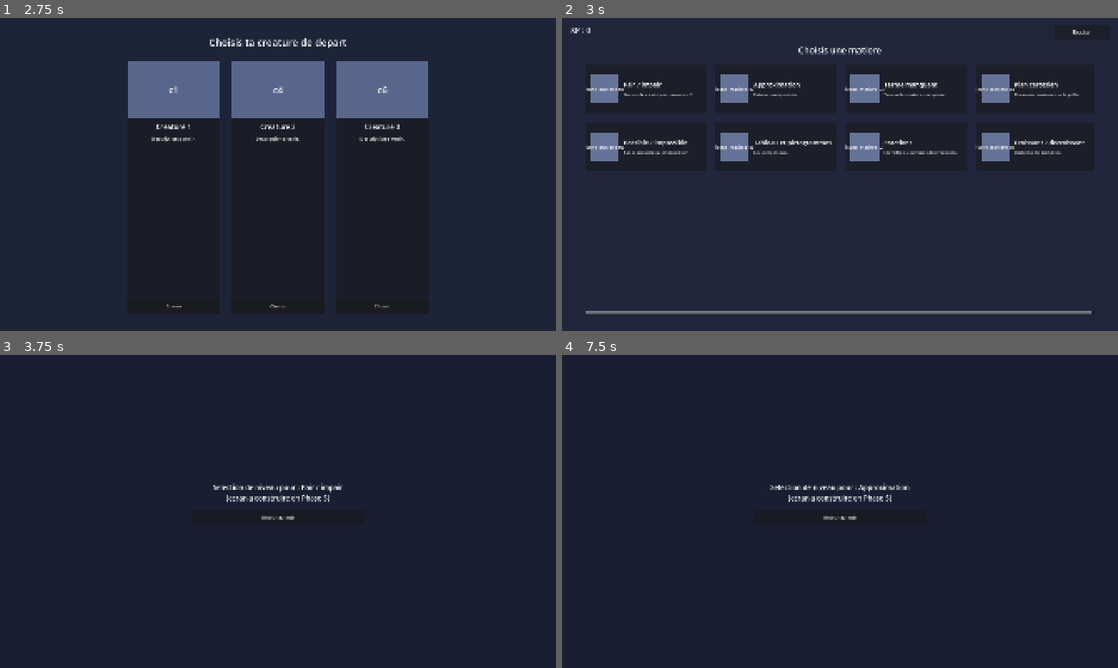
Above: before the commit, frames 1-4 (two rows, left to right).
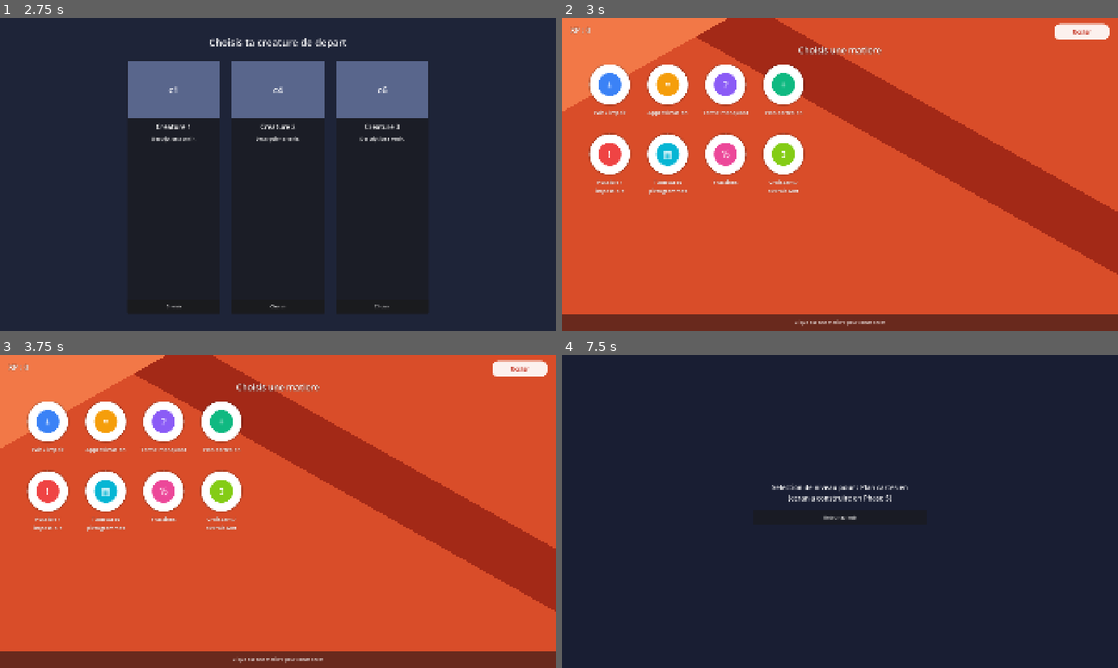
Above: after the commit, the same moments.

Repository: mikepoulin125-byte/jeu-educatif-godot
Game: Godot game, scene res://scenes/Main.tscn
Same seed, same stepped clock (60 frames per second), same inputs: the game is played once before the commit and once after it.
Inputs (mouse positions are in pixels of both pictures, inside the frame that each line leads up to):
- Up to frame 1 (2.75 s): click "Nouvelle partie" at 0.5 s; tap Enter at 1.25, 1.35, 2.1 s; move the mouse to (400, 158) at 1.27 s; click (400, 158) at 1.42 s; tap Space at 1.52, 2, 2.27 s; move the mouse to (166, 190) at 2.02 s; click (166, 190) at 2.17 s
- Up to frame 2 (3 s): click "Choisir" at 2.75 s
- Up to frame 3 (3.75 s): click (83, 426) at 3.52 s
- Up to frame 4 (7.5 s): click (612, 420) at 4.27 s; click "Retour au hub" at 5 s; click "Roster" at 5.75 s; click "Retour au hub" at 6.5 s; click (778, 426) at 7.27 s

Frame 1 is identical in both runs. In frame 2, 100% of the frame differs, in the area x 0-100%, y 0-100%; in frame 3, 100%; in frame 4, 0.3%.
Error in both runs: Cannot call method 'set_input_as_handled' on a null value. (res://scripts/dialogue_intro.gd:43)

Commit message:
Style visuel du hub inspire de la reference de Mike (bandes diagonales + boutons ronds)
Fond du hub : shader canvas_item parametrable dessinant des bandes
diagonales bicolores + triangle clair en coin (shaders/fond_bandes_diagonales.gdshader).
Cartes de matiere refondues : bouton circulaire blanc avec icone
reelle ou pastille coloree + symbole placeholder (champs "couleur" et
"symbole" ajoutes a matieres.json), libelle blanc en dessous. Bouton
Roster restyle en pilule blanche, ajout d'une barre d'info sombre
semi-transparente en bas.

Reprend uniquement le langage visuel generique de la reference (grille
de boutons ronds, fond a bandes, palette vive, flat design) : aucun
asset, logo ou icone specifique reproduit, palette et symboles
entierement originaux.

Verifie via godot --headless --import (0 erreur), les smoke tests
Phase 2 et 3 (0 echec), et une verification visuelle reelle
(run/main_scene bascule temporairement sur Hub.tscn, jeu lance en
fenetre, capture d'ecran native via PowerShell/Win32 pour confirmer le
rendu, puis restaure sur Main.tscn).

Co-Authored-By: Claude Sonnet 5 <noreply@anthropic.com>

Diff:
--- a/data/matieres.json
+++ b/data/matieres.json
@@ -1,13 +1,13 @@
 {
-	"_commentaire": "PLACEHOLDER - les 8 badges/matieres. 'id'  …(93 unchanged characters)… erent), 'nom'/'description' sont libres.",
+	"_commentaire": "PLACEHOLDER - les 8 badges/matieres. 'id'  …(93 unchanged characters)… erent), 'nom'/'description' sont libres. 'icone' = nom de fichier attendu dans assets/ui/ (PNG, fourni plus tard par Mike). 'couleur' et 'symbole' pilotent le placeholder colore affiche tant que l'icone reelle n'existe pas (voir carte_matiere.gd) : 'couleur' = hex, 'symbole' = 1-2 caracteres.",
 	"matieres": [
-		{ "id": "pair_impair", "nom": "Pair / impair", "description": "Un nombre est-il pair ou impair ?", "icone": "icone_matiere_01" },
-		{ "id": "approximation", "nom": "Approximation", "description": "Estime une quantite.", "icone": "icone_matiere_02" },
-		{ "id": "terme_manquant", "nom": "Terme manquant", "description": "Trouve le nombre manquant.", "icone": "icone_matiere_03" },
-		{ "id": "plan_cartesien", "nom": "Plan cartesien", "description": "Place une creature sur la grille.", "icone": "icone_matiere_04" },
-		{ "id": "possible_impossible", "nom": "Possible / impossible", "description": "Est-ce possible ou impossible ?", "icone": "icone_matiere_05" },
-		{ "id": "tableau_pictogramme", "nom": "Tableau et pictogrammes", "description": "Lis le graphique.", "icone": "icone_matiere_06" },
-		{ "id": "fractions", "nom": "Fractions", "description": "Identifie ou compare des fractions.", "icone": "icone_matiere_07" },
-		{ "id": "croissant_decroissant", "nom": "Croissant / decroissant", "description": "Ordonne les nombres.", "icone": "icone_matiere_08" }
+		{ "id": "pair_impair", "nom": "Pair / impair", "description": "Un nombre est-il pair ou impair ?", "icone": "icone_matiere_01", "couleur": "#3b82f6", "symbole": "±" },
+		{ "id": "approximation", "nom": "Approximation", "description": "Estime une quantite.", "icone": "icone_matiere_02", "couleur": "#f59e0b", "symbole": "≈" },
+		{ "id": "terme_manquant", "nom": "Terme manquant", "description": "Trouve le nombre manquant.", "icone": "icone_matiere_03", "couleur": "#8b5cf6", "symbole": "?" },
+		{ "id": "plan_cartesien", "nom": "Plan cartesien", "description": "Place une creature sur la grille.", "icone": "icone_matiere_04", "couleur": "#10b981", "symbole": "+" },
+		{ "id": "possible_impossible", "nom": "Possible / impossible", "description": "Est-ce possible ou impossible ?", "icone": "icone_matiere_05", "couleur": "#ef4444", "symbole": "!" },
+		{ "id": "tableau_pictogramme", "nom": "Tableau et pictogrammes", "description": "Lis le graphique.", "icone": "icone_matiere_06", "couleur": "#06b6d4", "symbole": "▦" },
+		{ "id": "fractions", "nom": "Fractions", "description": "Identifie ou compare des fractions.", "icone": "icone_matiere_07", "couleur": "#ec4899", "symbole": "½" },
+		{ "id": "croissant_decroissant", "nom": "Croissant / decroissant", "description": "Ordonne les nombres.", "icone": "icone_matiere_08", "couleur": "#84cc16", "symbole": "↕" }
 	]
 }
--- a/scenes/Hub.tscn
+++ b/scenes/Hub.tscn
@@ -1,6 +1,20 @@
-[gd_scene load_steps=2 format=3 uid="uid://bqf0e0000hub00001"]
+[gd_scene load_steps=6 format=3 uid="uid://bqf0e0000hub00001"]
 
 [ext_resource type="Script" path="res://scripts/hub.gd" id="1"]
+[ext_resource type="Shader" path="res://shaders/fond_bandes_diagonales.gdshader" id="2"]
+
+[sub_resource type="ShaderMaterial" id="ShaderMaterial_fond"]
+shader = ExtResource("2")
+
+[sub_resource type="StyleBoxFlat" id="StyleBoxFlat_barre_info"]
+bg_color = Color(0.05, 0.05, 0.08, 0.55)
+
+[sub_resource type="StyleBoxFlat" id="StyleBoxFlat_pill_blanc"]
+bg_color = Color(1, 1, 1, 0.92)
+corner_radius_top_left = 22
+corner_radius_top_right = 22
+corner_radius_bottom_right = 22
+corner_radius_bottom_left = 22
 
 [node name="Hub" type="Control"]
 layout_mode = 3
@@ -18,7 +32,8 @@
 anchor_bottom = 1.0
 grow_horizontal = 2
 grow_vertical = 2
-color = Color(0.13, 0.15, 0.24, 1)
+material = SubResource("ShaderMaterial_fond")
+color = Color(1, 1, 1, 1)
 
 [node name="LabelXp" type="Label" parent="."]
 unique_name_in_owner = true
@@ -27,6 +42,9 @@
 offset_top = 24.0
 offset_right = 260.0
 offset_bottom = 60.0
+theme_override_colors/font_color = Color(1, 1, 1, 1)
+theme_override_constants/outline_size = 5
+theme_override_colors/font_outline_color = Color(0, 0, 0, 0.35)
 theme_override_font_sizes/font_size = 26
 text = "XP : 0"
 
@@ -37,11 +55,17 @@
 anchor_left = 1.0
 anchor_right = 1.0
 offset_left = -220.0
-offset_top = 24.0
+offset_top = 20.0
 offset_right = -30.0
-offset_bottom = 74.0
+offset_bottom = 76.0
 grow_horizontal = 0
+focus_mode = 0
+theme_override_colors/font_color = Color(0.75, 0.15, 0.08, 1)
 theme_override_font_sizes/font_size = 20
+theme_override_styles/normal = SubResource("StyleBoxFlat_pill_blanc")
+theme_override_styles/hover = SubResource("StyleBoxFlat_pill_blanc")
+theme_override_styles/pressed = SubResource("StyleBoxFlat_pill_blanc")
+theme_override_styles/focus = SubResource("StyleBoxFlat_pill_blanc")
 text = "Roster"
 
 [node name="LabelTitre" type="Label" parent="."]
@@ -51,6 +75,9 @@
 offset_top = 90.0
 offset_bottom = 140.0
 grow_horizontal = 2
+theme_override_colors/font_color = Color(1, 1, 1, 1)
+theme_override_constants/outline_size = 5
+theme_override_colors/font_outline_color = Color(0, 0, 0, 0.35)
 theme_override_font_sizes/font_size = 30
 horizontal_alignment = 1
 text = "Choisis une matiere"
@@ -63,7 +90,7 @@
 offset_left = 80.0
 offset_top = 160.0
 offset_right = -80.0
-offset_bottom = -60.0
+offset_bottom = -100.0
 grow_horizontal = 2
 grow_vertical = 2
 
@@ -74,3 +101,22 @@
 theme_override_constants/h_separation = 30
 theme_override_constants/v_separation = 30
 columns = 4
+
+[node name="BarreInfo" type="PanelContainer" parent="."]
+layout_mode = 1
+anchors_preset = 12
+anchor_top = 1.0
+anchor_right = 1.0
+anchor_bottom = 1.0
+offset_top = -60.0
+grow_horizontal = 2
+grow_vertical = 0
+theme_override_styles/panel = SubResource("StyleBoxFlat_barre_info")
+
+[node name="LabelInfoBarre" type="Label" parent="BarreInfo"]
+layout_mode = 2
+theme_override_colors/font_color = Color(1, 1, 1, 0.85)
+theme_override_font_sizes/font_size = 16
+horizontal_alignment = 1
+vertical_alignment = 1
+text = "Clique sur une matiere pour commencer"
--- a/scenes/components/CarteMatiere.tscn
+++ b/scenes/components/CarteMatiere.tscn
@@ -1,51 +1,94 @@
-[gd_scene load_steps=2 format=3 uid="uid://bqf0e0000cartmat1"]
+[gd_scene load_steps=6 format=3 uid="uid://bqf0e0000cartmat1"]
 
 [ext_resource type="Script" path="res://scripts/components/carte_matiere.gd" id="1"]
 
-[node name="CarteMatiere" type="Button"]
-custom_minimum_size = Vector2(420, 170)
+[sub_resource type="StyleBoxFlat" id="StyleBoxFlat_normal"]
+bg_color = Color(1, 1, 1, 1)
+corner_radius_top_left = 70
+corner_radius_top_right = 70
+corner_radius_bottom_right = 70
+corner_radius_bottom_left = 70
+shadow_color = Color(0, 0, 0, 0.25)
+shadow_size = 6
+
+[sub_resource type="StyleBoxFlat" id="StyleBoxFlat_hover"]
+bg_color = Color(0.93, 0.93, 0.95, 1)
+corner_radius_top_left = 70
+corner_radius_top_right = 70
+corner_radius_bottom_right = 70
+corner_radius_bottom_left = 70
+shadow_color = Color(0, 0, 0, 0.3)
+shadow_size = 8
+
+[sub_resource type="StyleBoxFlat" id="StyleBoxFlat_pressed"]
+bg_color = Color(0.85, 0.85, 0.88, 1)
+corner_radius_top_left = 70
+corner_radius_top_right = 70
+corner_radius_bottom_right = 70
+corner_radius_bottom_left = 70
+
+[sub_resource type="StyleBoxFlat" id="StyleBoxFlat_icone_fond"]
+bg_color = Color(0.5, 0.5, 0.5, 1)
+corner_radius_top_left = 40
+corner_radius_top_right = 40
+corner_radius_bottom_right = 40
+corner_radius_bottom_left = 40
+
+[node name="CarteMatiere" type="VBoxContainer"]
+custom_minimum_size = Vector2(170, 210)
 layout_mode = 2
-text = ""
+theme_override_constants/separation = 12
 script = ExtResource("1")
 
-[node name="Marge" type="MarginContainer" parent="."]
+[node name="BoutonCercle" type="Button" parent="."]
+unique_name_in_owner = true
+custom_minimum_size = Vector2(140, 140)
+layout_mode = 2
+size_flags_horizontal = 4
+focus_mode = 0
+theme_override_styles/normal = SubResource("StyleBoxFlat_normal")
+theme_override_styles/hover = SubResource("StyleBoxFlat_hover")
+theme_override_styles/pressed = SubResource("StyleBoxFlat_pressed")
+theme_override_styles/focus = SubResource("StyleBoxFlat_normal")
+text = ""
+
+[node name="TextureIcone" type="TextureRect" parent="BoutonCercle"]
+unique_name_in_owner = true
+visible = false
 mouse_filter = 2
 layout_mode = 1
-anchors_preset = 15
-anchor_right = 1.0
-anchor_bottom = 1.0
-grow_horizontal = 2
-grow_vertical = 2
-theme_override_constants/margin_left = 16
-theme_override_constants/margin_top = 16
-theme_override_constants/margin_right = 16
-theme_override_constants/margin_bottom = 16
-
-[node name="HBox" type="HBoxContainer" parent="Marge"]
-mouse_filter = 2
-layout_mode = 2
-theme_override_constants/separation = 16
-
-[node name="IconeZone" type="Control" parent="Marge/HBox"]
-mouse_filter = 2
-custom_minimum_size = Vector2(100, 100)
-layout_mode = 2
-size_flags_vertical = 4
-
-[node name="TextureIcone" type="TextureRect" parent="Marge/HBox/IconeZone"]
-unique_name_in_owner = true
-mouse_filter = 2
-visible = false
-layout_mode = 1
-anchors_preset = 15
-anchor_right = 1.0
-anchor_bottom = 1.0
+anchors_preset = 8
+anchor_left = 0.5
+anchor_top = 0.5
+anchor_right = 0.5
+anchor_bottom = 0.5
+offset_left = -45.0
+offset_top = -45.0
+offset_right = 45.0
+offset_bottom = 45.0
 grow_horizontal = 2
 grow_vertical = 2
 expand_mode = 5
 stretch_mode = 5
 
-[node name="PlaceholderIcone" type="ColorRect" parent="Marge/HBox/IconeZone"]
+[node name="PlaceholderIcone" type="Panel" parent="BoutonCercle"]
+unique_name_in_owner = true
+mouse_filter = 2
+layout_mode = 1
+anchors_preset = 8
+anchor_left = 0.5
+anchor_top = 0.5
+anchor_right = 0.5
+anchor_bottom = 0.5
+offset_left = -40.0
+offset_top = -40.0
+offset_right = 40.0
+offset_bottom = 40.0
+grow_horizontal = 2
+grow_vertical = 2
+theme_override_styles/panel = SubResource("StyleBoxFlat_icone_fond")
+
+[node name="LabelSymbole" type="Label" parent="BoutonCercle/PlaceholderIcone"]
 unique_name_in_owner = true
 mouse_filter = 2
 layout_mode = 1
@@ -54,44 +97,20 @@
 anchor_bottom = 1.0
 grow_horizontal = 2
 grow_vertical = 2
-color = Color(0.4, 0.45, 0.6, 1)
-
-[node name="LabelPlaceholderIcone" type="Label" parent="Marge/HBox/IconeZone/PlaceholderIcone"]
-unique_name_in_owner = true
-mouse_filter = 2
-layout_mode = 1
-anchors_preset = 8
-anchor_left = 0.5
-anchor_top = 0.5
-anchor_right = 0.5
-anchor_bottom = 0.5
-grow_horizontal = 2
-grow_vertical = 2
-theme_override_font_sizes/font_size = 16
+theme_override_colors/font_color = Color(1, 1, 1, 1)
+theme_override_font_sizes/font_size = 34
 horizontal_alignment = 1
 vertical_alignment = 1
 text = "?"
 
-[node name="VBox" type="VBoxContainer" parent="Marge/HBox"]
-mouse_filter = 2
+[node name="LabelNom" type="Label" parent="."]
+unique_name_in_owner = true
 layout_mode = 2
 size_flags_horizontal = 3
-size_flags_vertical = 4
-theme_override_constants/separation = 8
-
-[node name="LabelNom" type="Label" parent="Marge/HBox/VBox"]
-unique_name_in_owner = true
-mouse_filter = 2
-layout_mode = 2
-theme_override_font_sizes/font_size = 22
+theme_override_colors/font_color = Color(1, 1, 1, 1)
+theme_override_constants/outline_size = 4
+theme_override_colors/font_outline_color = Color(0, 0, 0, 0.35)
+theme_override_font_sizes/font_size = 19
+horizontal_alignment = 1
 autowrap_mode = 3
 text = "Nom"
-
-[node name="LabelDescription" type="Label" parent="Marge/HBox/VBox"]
-unique_name_in_owner = true
-mouse_filter = 2
-layout_mode = 2
-theme_override_font_sizes/font_size = 15
-autowrap_mode = 3
-modulate = Color(1, 1, 1, 0.85)
-text = "Description"
--- a/scripts/components/carte_matiere.gd
+++ b/scripts/components/carte_matiere.gd
@@ -1,12 +1,14 @@
-extends Button
-## Carte/bouton reutilisable pour un badge de matiere du hub (icone reelle
-## ou placeholder, nom, description). Toute la carte est cliquable
-## (le noeud racine est lui-meme un Button, texte vide, le visuel est
-## gere par les enfants).
+extends VBoxContainer
+## Carte reutilisable pour un badge de matiere du hub : cercle blanc avec
+## icone reelle (assets/ui/) ou placeholder colore (couleur+symbole de
+## matieres.json), libelle blanc en dessous. Style inspire du langage
+## visuel generique envoye par Mike (bouton rond blanc + icone centree +
+## libelle dessous, sur fond a bandes diagonales) — aucun asset externe
+## reproduit, tout est genere ou fourni par les donnees du projet.
 ##
-## Meme principe que CarteCreature : configurer() resout les noeuds
-## enfants via %Nom a chaque appel (fonctionne des instantiate(), pas
-## besoin d'attendre _ready()).
+## Comme les autres cartes : configurer() resout les noeuds enfants via
+## %Nom a chaque appel (fonctionne des instantiate(), pas besoin
+## d'attendre _ready()).
 
 signal choisie(matiere_id: String)
 
@@ -22,8 +24,8 @@
 
 	var icone_id: String = String(matiere_data.get("icone", ""))
 	var texture_icone: TextureRect = %TextureIcone
-	var placeholder_icone: ColorRect = %PlaceholderIcone
-	var label_placeholder: Label = %LabelPlaceholderIcone
+	var placeholder_icone: Panel = %PlaceholderIcone
+	var label_symbole: Label = %LabelSymbole
 
 	var texture := UiIconUtil.charger_texture(icone_id)
 	if texture != null:
@@ -33,15 +35,21 @@
 	else:
 		texture_icone.visible = false
 		placeholder_icone.visible = true
-		label_placeholder.text = icone_id if not icone_id.is_empty() else "?"
+		var couleur_hex: String = String(matiere_data.get("couleur", "#808080"))
+		var style: StyleBoxFlat = placeholder_icone.get_theme_stylebox("panel").duplicate()
+		style.bg_color = Color(couleur_hex)
+		placeholder_icone.add_theme_stylebox_override("panel", style)
+		label_symbole.text = String(matiere_data.get("symbole", "?"))
 
 	var label_nom: Label = %LabelNom
-	var label_description: Label = %LabelDescription
 	label_nom.text = String(matiere_data.get("nom", _matiere_id))
-	label_description.text = String(matiere_data.get("description", ""))
+
+	var bouton: Button = %BoutonCercle
+	bouton.tooltip_text = String(matiere_data.get("description", ""))
 
 func _connecter_bouton() -> void:
 	if _pressed_connecte:
 		return
-	pressed.connect(func(): choisie.emit(_matiere_id))
+	var bouton: Button = %BoutonCercle
+	bouton.pressed.connect(func(): choisie.emit(_matiere_id))
 	_pressed_connecte = true
--- /dev/null
+++ b/shaders/fond_bandes_diagonales.gdshader
@@ -0,0 +1,29 @@
+shader_type canvas_item;
+// Fond a bandes diagonales bicolores + triangle clair en coin, dans
+// l'esprit du hub de reference envoye par Mike (langage visuel generique
+// : bandes diagonales + palette vive, AUCUN element specifique reproduit).
+// Parametrable par uniform pour changer facilement la palette plus tard.
+
+uniform vec4 couleur_fond : source_color = vec4(0.85, 0.30, 0.16, 1.0);
+uniform vec4 couleur_bande : source_color = vec4(0.64, 0.16, 0.09, 1.0);
+uniform vec4 couleur_triangle : source_color = vec4(0.95, 0.47, 0.28, 1.0);
+uniform float largeur_bande : hint_range(0.0, 1.0) = 0.20;
+uniform float position_bande : hint_range(-1.0, 1.0) = 0.18;
+uniform float taille_triangle : hint_range(0.0, 1.0) = 0.30;
+
+void fragment() {
+	vec2 uv = UV;
+	vec4 couleur = couleur_fond;
+
+	float diagonale = uv.x - uv.y;
+	float decalage = diagonale - position_bande;
+	if (decalage > 0.0 && decalage < largeur_bande) {
+		couleur = couleur_bande;
+	}
+
+	if (uv.x + uv.y < taille_triangle) {
+		couleur = couleur_triangle;
+	}
+
+	COLOR = couleur;
+}
Not shown, added: shaders/fond_bandes_diagonales.gdshader.uid
Not shown, changed: docs/phases/phase_03_hub_principal.md
